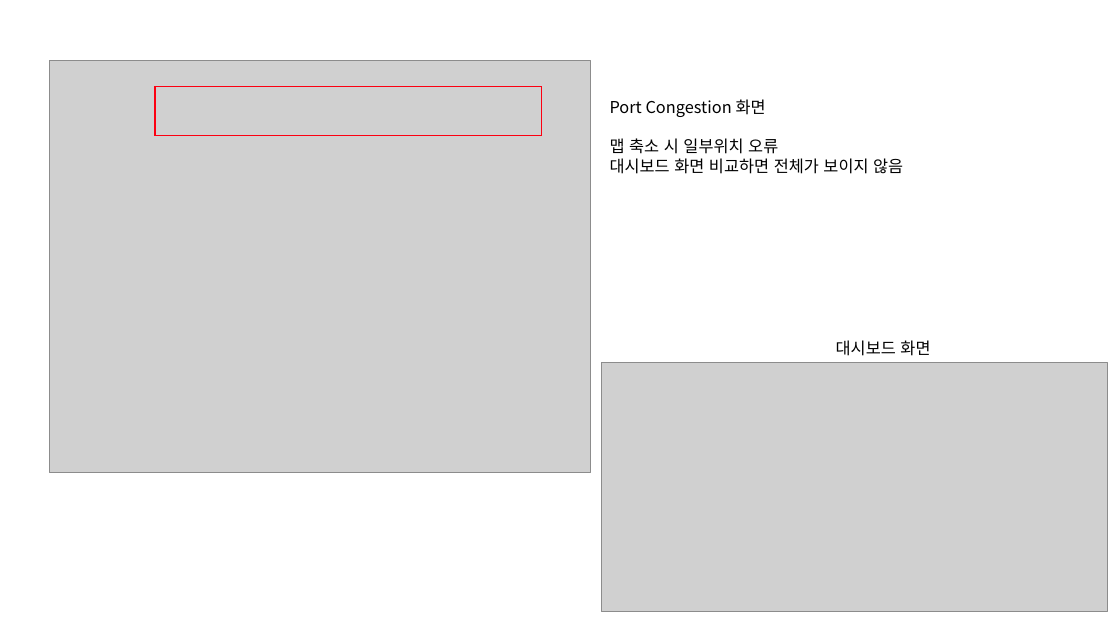
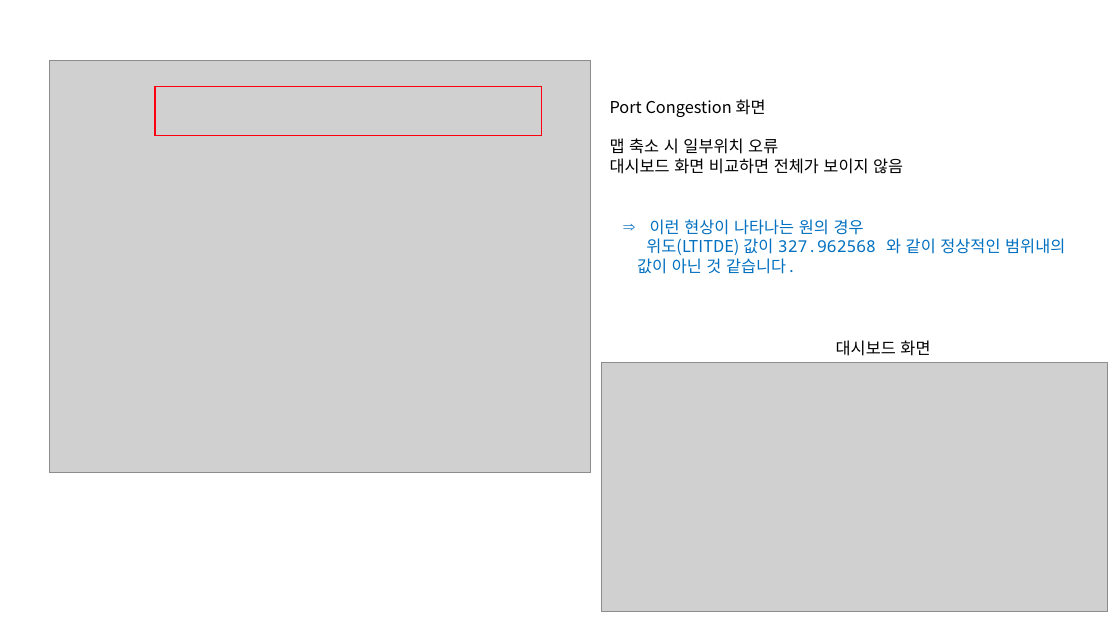
Before and after one commit to linkitapps/highcharts-demos, a slide deck: slide 2 of work/맵 수정사항.pptx. Drawn at 1120x630 pixels with LibreOffice and Linux fonts; fonts in the diff are those of the drawing; grey boxes stand for pictures. Boxes give left, top, right and bottom in pixels: in the first picture for what was removed or moved away, otherwise in the second. Text is boxed around its words. In the diff, an @@ line names an element or a change of style, - is before the commit and + after.

```diff
--- a/work/맵 수정사항.pptx
+++ b/work/맵 수정사항.pptx
@@ text added at [637, 219, 1065, 274], 14 pt, text #0070C0 @@
+⇒ 이런 현상이 나타나는 원의 경우
+위도(LTITDE) 값이 327.962568 와 같이 정상적인 범위내의
+값이 아닌 것 같습니다.
```
Also in this commit, not shown: 3 other slides changed.
